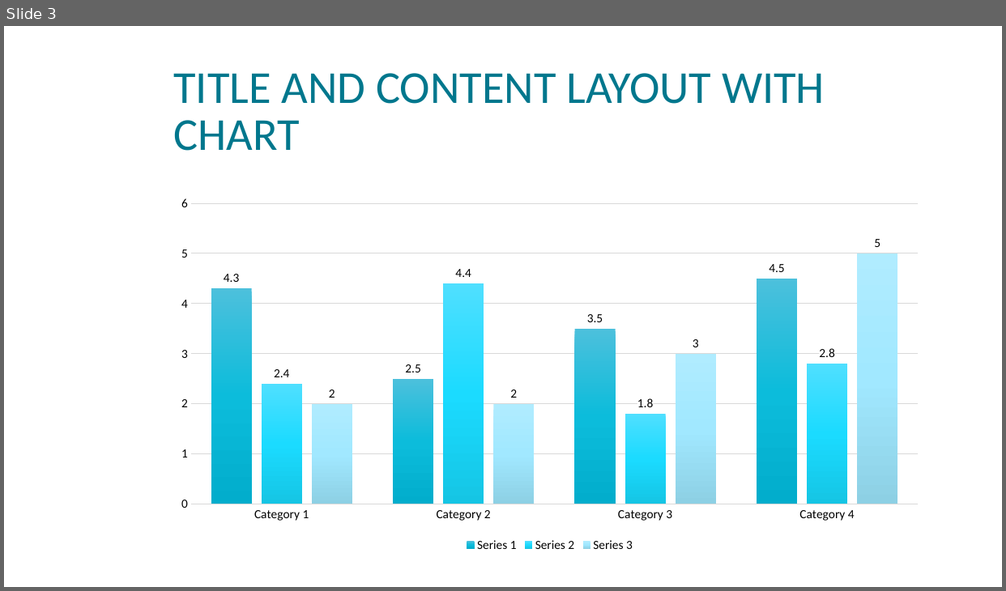
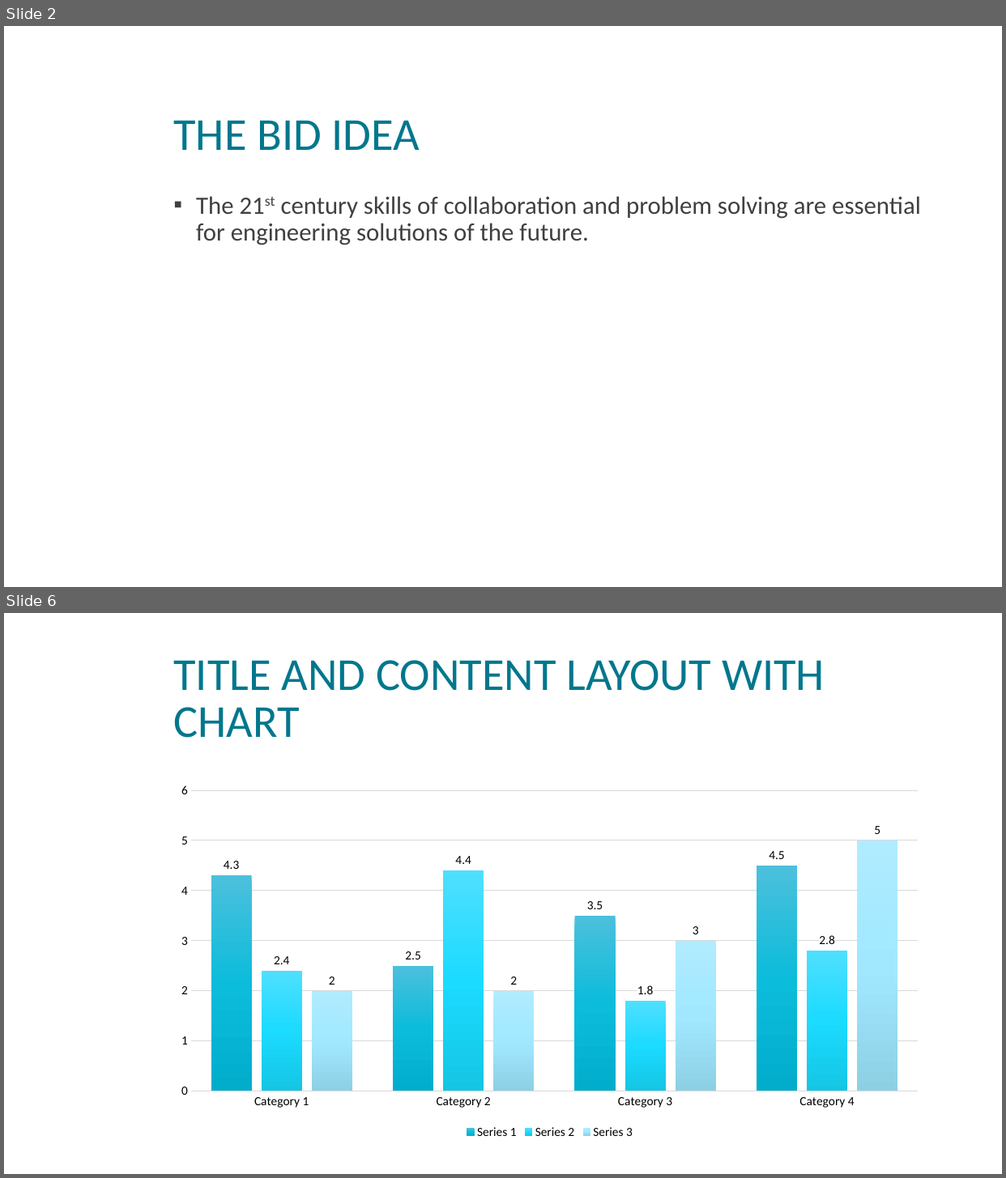
Before and after one commit to nickvertucci/Technology-Education-Curriculum, a slide deck: Templates/Powerpoint/Template - Powerpoint Assets.pptx. Shown one above the other, each under a label of ours: slide 3 before the commit, slides 2 and 6 after it; the slides between them are not shown. The pictures are 1006x591 and 1006x1178 pixels, drawn with LibreOffice and Linux fonts; fonts in the diff are those of the drawing; background and template pictures are left out. Boxes give left, top, right and bottom in pixels: in the first picture for what was removed or moved away, otherwise in the second. Text is boxed around its words. In the diff, an @@ line names an element or a change of style, - is before the commit and + after.

```diff
--- a/Templates/Powerpoint/Template - Powerpoint Assets.pptx
+++ b/Templates/Powerpoint/Template - Powerpoint Assets.pptx
@@ slide 2 added at box(4, 26, 1002, 587), background picture (left out) @@
@@ title added at box(173, 120, 420, 150), 44 pt, text #00778D @@
+THE BID IDEA
@@ text added at box(196, 196, 921, 246), 24 pt, text #404040 @@
+▪ The 21st century skills of collaboration and problem solving are essential for engineering solutions of the future.
@@ what was slide 3 is now slide 6 @@
```
Also in this commit, not shown: 4 other slides added, 2 slides removed, 14 other files.
